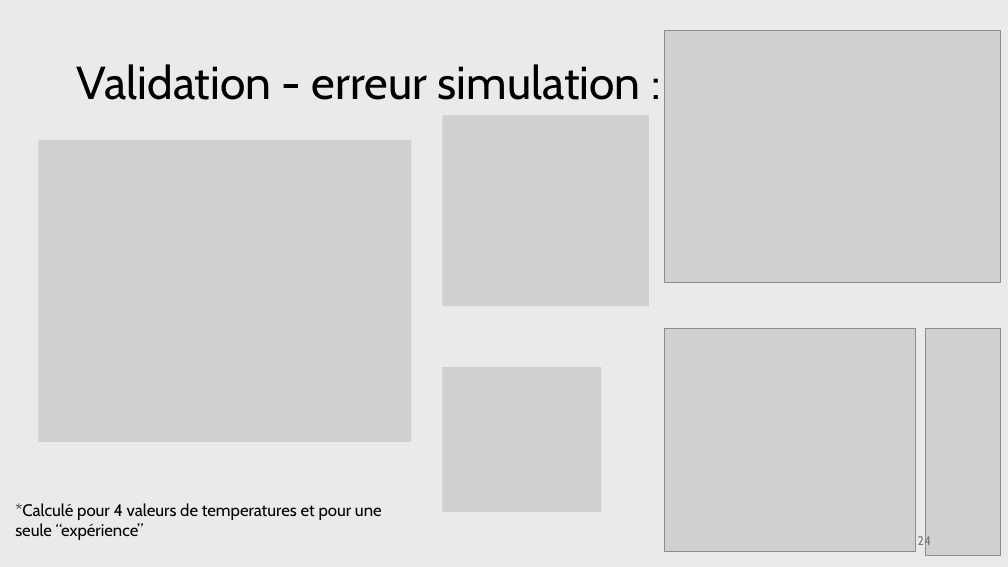
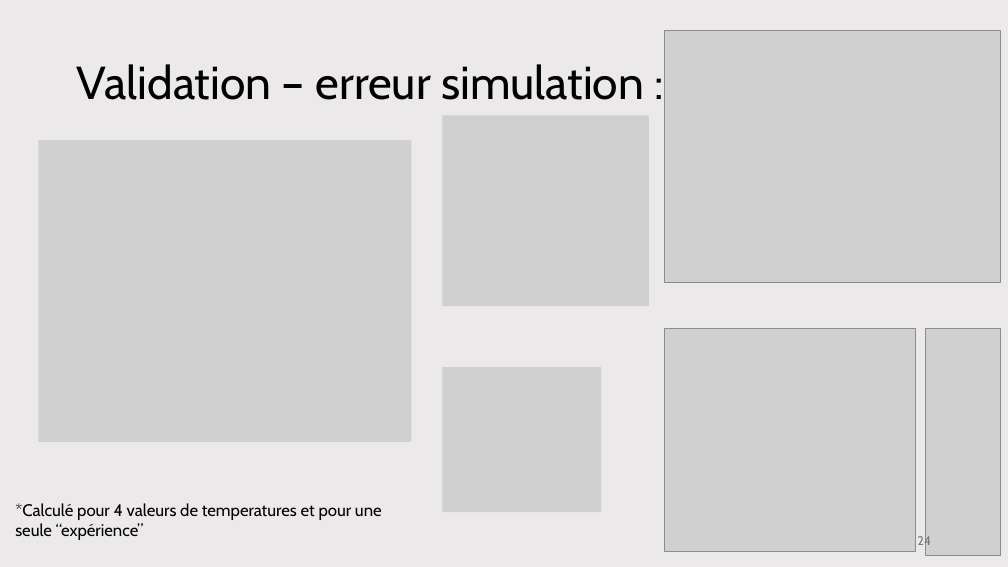
Before and after one commit to antoine-pt/MEC8211, a slide deck: slide 24 of projet_final/projet_final/MEC8211-Projet-final-Presentation.pptx. Drawn at 1008x567 pixels with LibreOffice and Linux fonts; fonts in the diff are those of the drawing; grey boxes stand for pictures. Boxes give left, top, right and bottom in pixels: in the first picture for what was removed or moved away, otherwise in the second. Text is boxed around its words. In the diff, an @@ line names an element or a change of style, - is before the commit and + after.

```diff
--- a/projet_final/projet_final/MEC8211-Projet-final-Presentation.pptx
+++ b/projet_final/projet_final/MEC8211-Projet-final-Presentation.pptx
@@ title at (77,64,644,100): text changed @@
-Validation - erreur simulation :
+Validation – erreur simulation :
```
Also in this commit, not shown: 3 other slides changed.
